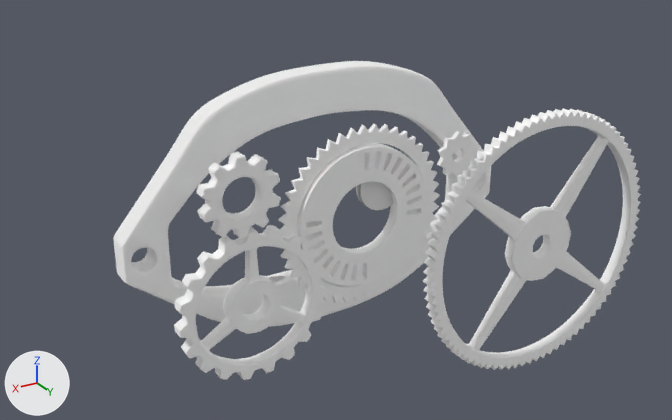
The glTF model assets/mechanical-eye.glb: old version first, new version second.
Rendered twice from a 50 mm lens placed at (4.69, 7.3, 3.86), pointed at (-0.38, -1.15, -0.37). Lighting does not change. The marker at lower left points along +X, +Y and +Z. The older version comes first. Where no turn or scale is listed for an object, it has been applied to the vertices.
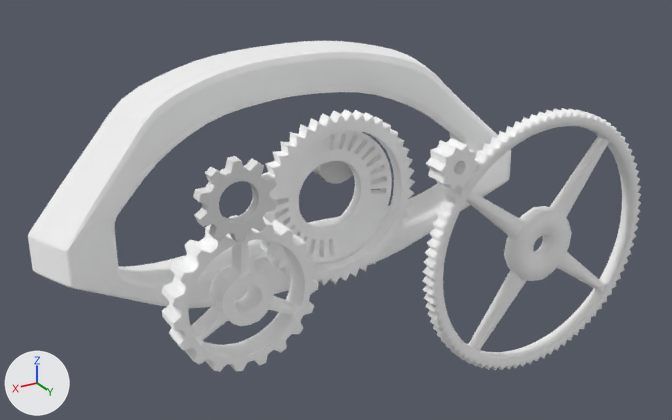
What the commit changed:
Material 'glass.dispersion.002' (mat_glass_dispersion_002) is new.
Its base color is (1.0, 1.0, 1.0) (white #ffffff).
Its metallic is 1.0.
Its roughness is 1.0.
Mesh me_plane_002 is new.
It has 2182 vertices, 4363 faces and spans x -2.97..3.01, y -2.03..-0.86, z -1.5..1.37.
It uses material mat_glass_dispersion_002 (white #ffffff).
Mesh me_circle_003_1 is new.
It has 120 vertices, 236 faces and spans x -0.51..0.024, y -0.378..-0.169, z 0.011..0.549.
Mesh me_circle_002_1 is new.
It has 1152 vertices, 2376 faces and spans x -0.75..0.75, y -0.27..-0.08, z -0.75..0.75.
It uses material mat_glass_dispersion_001 (white #ffffff).
Object 'Plane' (ob_plane) is deleted.
Object 'Cube' (ob_cube) moves from (1.34, -0.025, 0.568) to (1.373, -0.025, 0.532).
Object 'Cube.002' (ob_cube_002) moves from (-1.196, -0.025, 0.505) to (-1.142, -0.025, 0.405).
Object 'Cube.002' (ob_cube_002) turns from (0, 0, 0) to (0, 16, 0) degrees about x, y and z.
Object 'Cube.002' (ob_cube_002) is rescaled from (0.416, 0.416, 0.416) to (0.416, 2.05, 0.416).
Object 'Cube.004' (ob_cube_004) is rescaled from (1.0, 1.0, 1.0) to (1.0, 1.15, 1.0).
Object 'Cube.003' (ob_cube_003) moves from (1.243, -0.025, -0.603) to (1.243, -0.268, -0.603).
Object 'Cube.003' (ob_cube_003) is rescaled from (1.0, 1.0, 1.0) to (1.0, 2.1, 1.0).
Object 'Cube.007' (ob_cube_007) moves from (-0.018, -0.025, 0.06) to (-0.018, -0.522, 0.06).
Object 'Cube.007' (ob_cube_007) is rescaled from (0.416, 0.416, 0.416) to (0.416, 1.15, 0.416).
Object 'Circle' (ob_circle) is deleted.
Object 'Circle.001' (ob_circle_001) is deleted.
Object 'eye.frame' (ob_eye_frame) is new; it shows me_plane_002.
Its location is (-0.018, -0.025, 0.06).
Object 'pupil' (ob_pupil) is new; it shows me_circle_003_1.
Its location is (-0.018, -0.701, 0.06).
Object 'iris' (ob_iris) is new; it shows me_circle_002_1.
Its location is (-0.018, -0.522, 0.06).

Location of each change, [x1, y1, x2, y2] in pixels of the pictures (672 x 420 px):
'eye.frame', added
    after: [28, 41, 511, 308]
'Plane', deleted
    before: [113, 61, 491, 327]
'Cube.004', rescaled
    both: [423, 108, 641, 370]
'Cube.003', moved, rescaled
    before: [174, 225, 327, 380]
    after: [162, 215, 319, 372]
'Cube.007', moved, rescaled
    before: [278, 123, 440, 303]
    after: [260, 110, 415, 285]
'Circle', deleted
    before: [297, 143, 426, 286]
'iris', added
    after: [275, 131, 392, 262]
'Cube', moved
    before: [196, 151, 281, 239]
    after: [193, 156, 277, 243]
'Cube.002', moved, turned, rescaled
    before: [437, 131, 476, 177]
    after: [426, 138, 479, 190]
'Circle.001', deleted
    before: [356, 161, 396, 210]
'pupil', added
    after: [313, 161, 353, 184]
